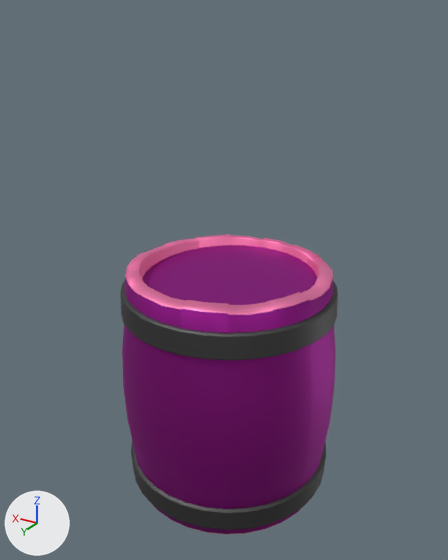
An edit to the FBX model Assets/Art/Models/Probs/upgradeBarrel.fbx, drawn before and after from the same camera.
Camera for both pictures: a camera (50 mm lens) standing at (-0.807, 1.376, 0.994) and looking at (0.002, 0.027, 0.32). The lights are fixed; the arrows at lower left show +X, +Y and +Z. Where no turn or scale is listed for an object, it has been applied to the vertices.
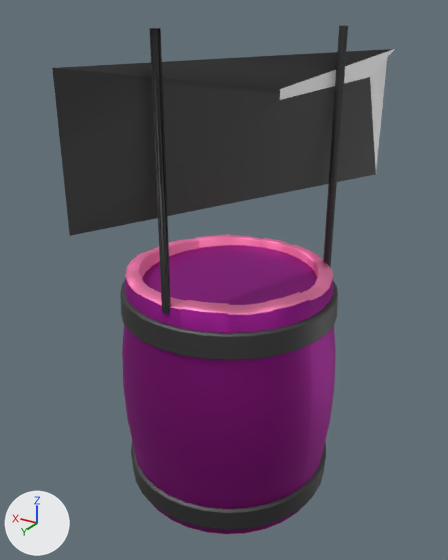
The newer file is also rescaled (x1.636), turned or shifted as a whole; pictures and numbers use the older file's frame.

Boxes [x1, y1, x2, y2] around the edits, measured in the pictures (448 x 560 px):
'pCylinder2', added (black)
    after: [52, 25, 394, 314]

Patch to the scene script:
```diff
--- a/Assets/Art/Models/Probs/upgradeBarrel.fbx.py
+++ b/Assets/Art/Models/Probs/upgradeBarrel.fbx.py
@@ me_mesh @@
+me_mesh.from_pydata(...)  # 53 vertices, 85 faces; spans x -0.157..0.257, y -0.379..0.479, z -0.344..0.293
+me_mesh.materials.append(mat_material_002)  # picture img_atlass_png
@@ ob_pcylinder2 @@
+ob_pcylinder2 = bpy.data.objects.new('pCylinder2', me_mesh)
+ob_pcylinder2.location = (-0.128, -0.018, 0.673)
```
